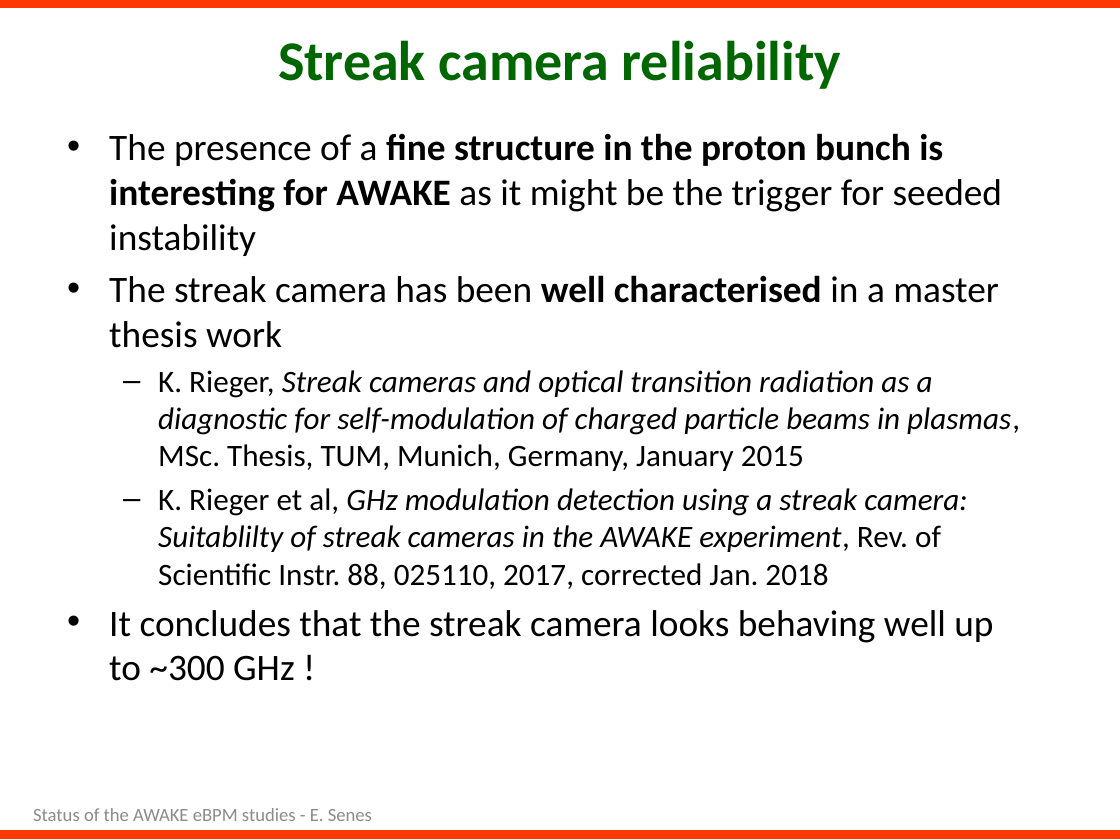
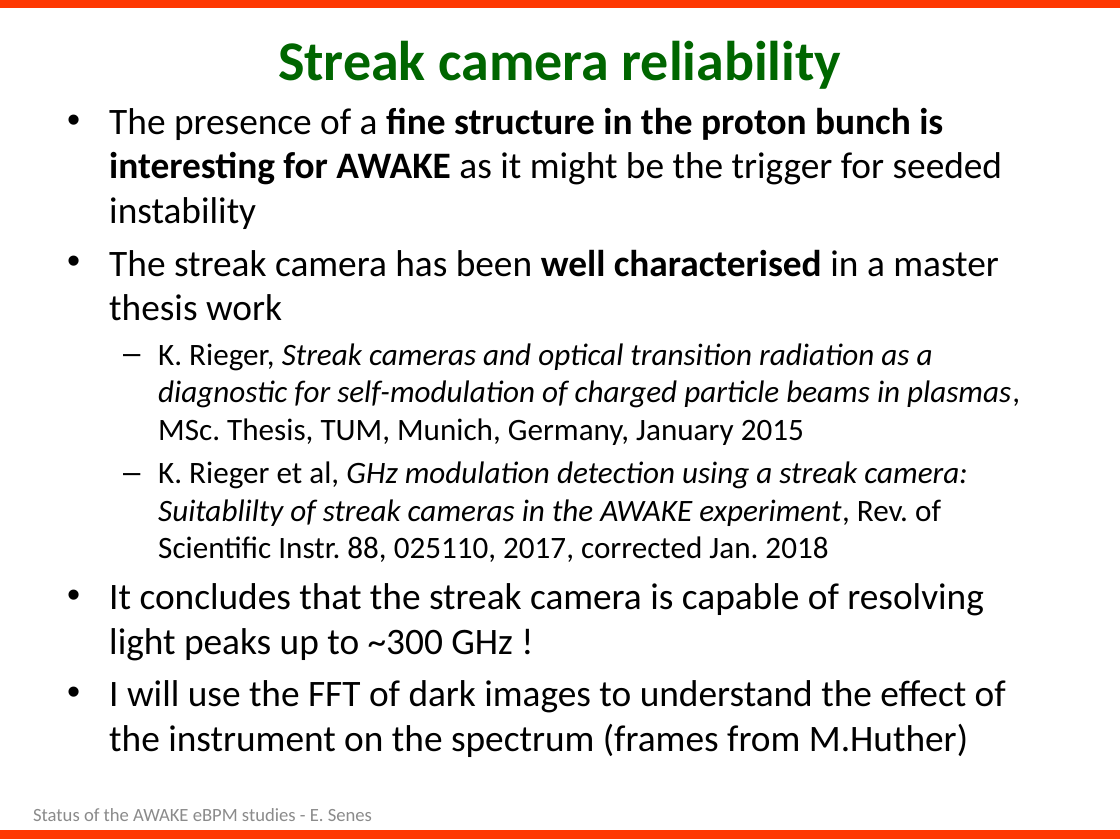
Before and after one commit to esenes/AWAKE-BPMs-tests, a slide deck: slide 6 of Presentations/eBPM-measurements-Mar2019.pptx (slide 5 before the commit). Drawn at 1120x840 pixels with LibreOffice and Linux fonts; fonts in the diff are those of the drawing. Boxes give left, top, right and bottom in pixels: in the first picture for what was removed or moved away, otherwise in the second. Text is boxed around its words. In the diff, an @@ line names an element or a change of style, - is before the commit and + after.

```diff
--- a/Presentations/eBPM-measurements-Mar2019.pptx
+++ b/Presentations/eBPM-measurements-Mar2019.pptx
@@ text "The presence of a fine ...": place and size @@
-text "The presence of a fine ..." at [109, 133, 1020, 681]
+text "The presence of a fine ..." at [109, 107, 1020, 757]
@@ text at [109, 583, 1006, 757]: text changed @@
-• It concludes that the streak camera looks behaving well up
-  to ~300 GHz !
+• It concludes that the streak camera is capable of resolving light peaks up to ~300 GHz !
+• I will use the FFT of dark images to understand the effect of the instrument on the spectrum (frames from M.Huther)
```
Also in this commit, not shown: 10 other slides changed, 8 slides added, 18 other files.
